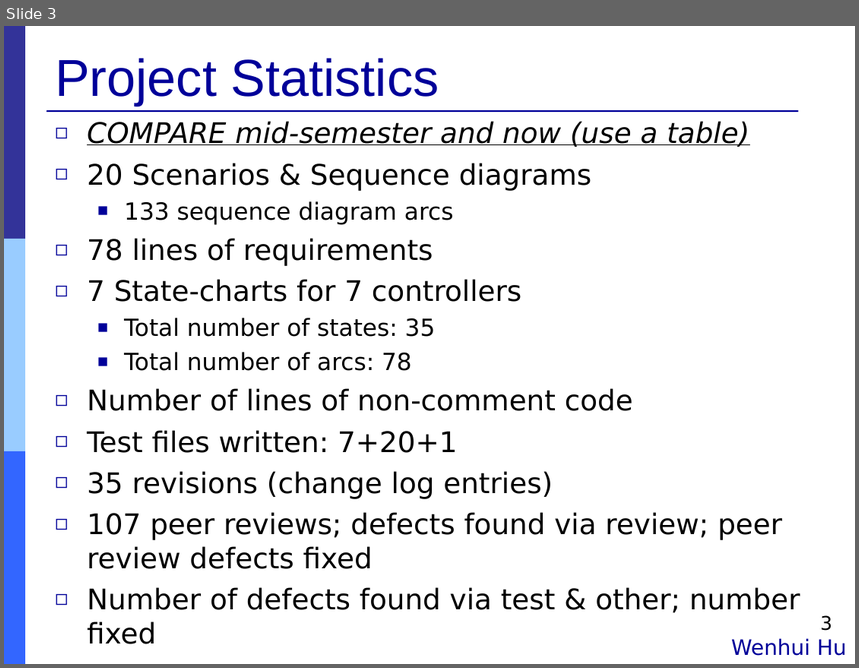
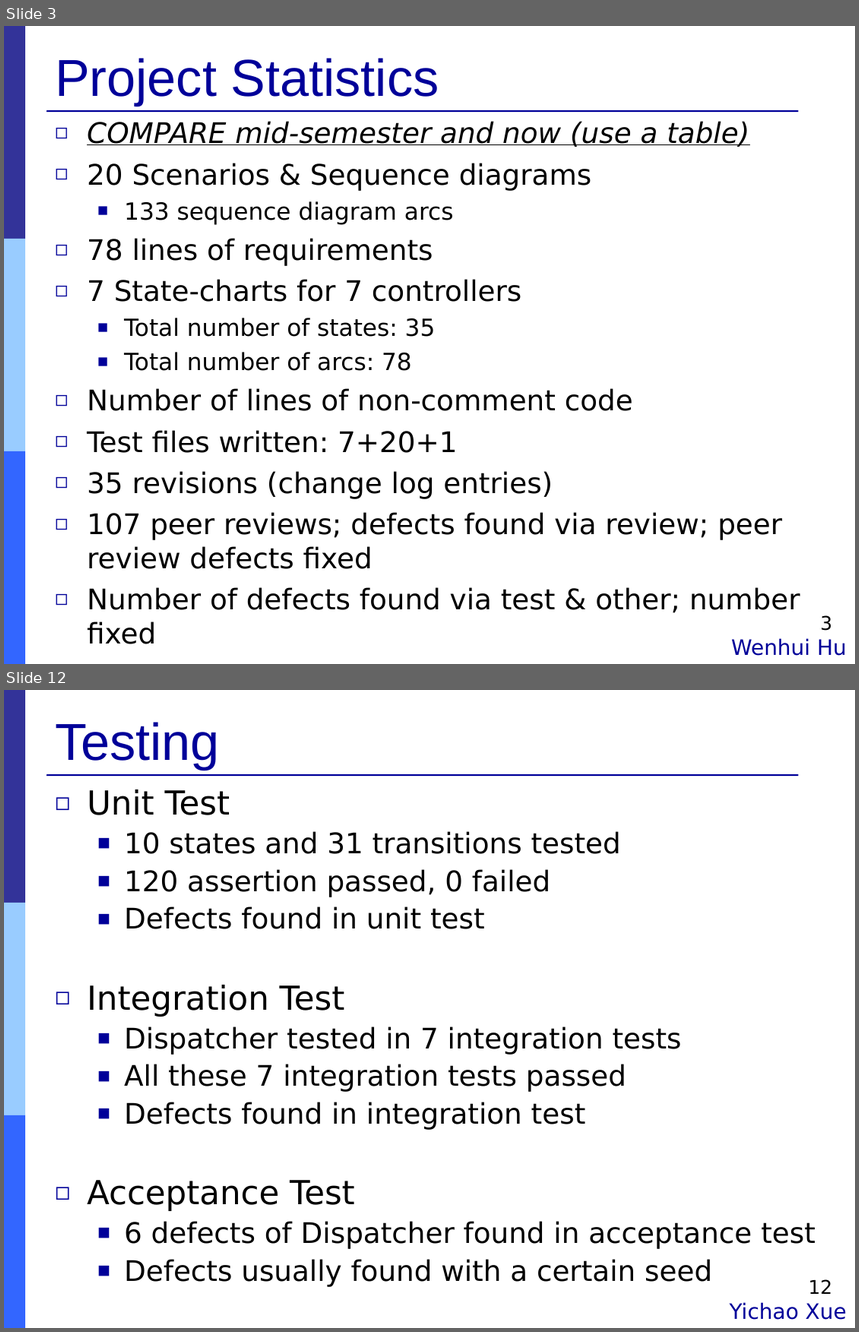
Before and after one commit to Muliang/18649, a slide deck: logs/09_final_pres.ppt. Shown one above the other, each under a label of ours: slide 3 before the commit, slides 3 and 12 after it; the slides between them are not shown. The pictures are 859x668 and 859x1332 pixels, drawn with LibreOffice and Linux fonts; fonts in the diff are those of the drawing. Boxes give left, top, right and bottom in pixels: in the first picture for what was removed or moved away, otherwise in the second. Text is boxed around its words. In the diff, an @@ line names an element or a change of style, - is before the commit and + after.

```diff
--- a/logs/09_final_pres.ppt
+++ b/logs/09_final_pres.ppt
@@ slide 12 added at [4,690,855,1328], background #FFFFFF; not listed: 4 template elements that a slide beside it also shows @@
@@ title added at [55,722,220,770], 44 pt, text #000099 @@
+Testing
@@ text added at [87,790,816,1287], 24 pt, text #000000 @@
+◻ Unit Test
+  ■ 10 states and 31 transitions tested
+  ■ 120 assertion passed, 0 failed
+  ■ Defects found in unit test
+◻ Integration Test
+  ■ Dispatcher tested in 7 integration tests
+  ■ All these 7 integration tests passed
+  ■ Defects found in integration test
+◻ Acceptance Test
+  ■ 6 defects of Dispatcher found in acceptance test
+  ■ Defects usually found with a certain seed
@@ page number added at [809,1280,833,1294], 16 pt, text #000000 @@
+12
@@ text added at [730,1303,847,1320], 18 pt, text #000099 @@
+Yichao Xue
```
Also in this commit, not shown: 4 slides changed, 6 other slides added, 4 slides removed.
